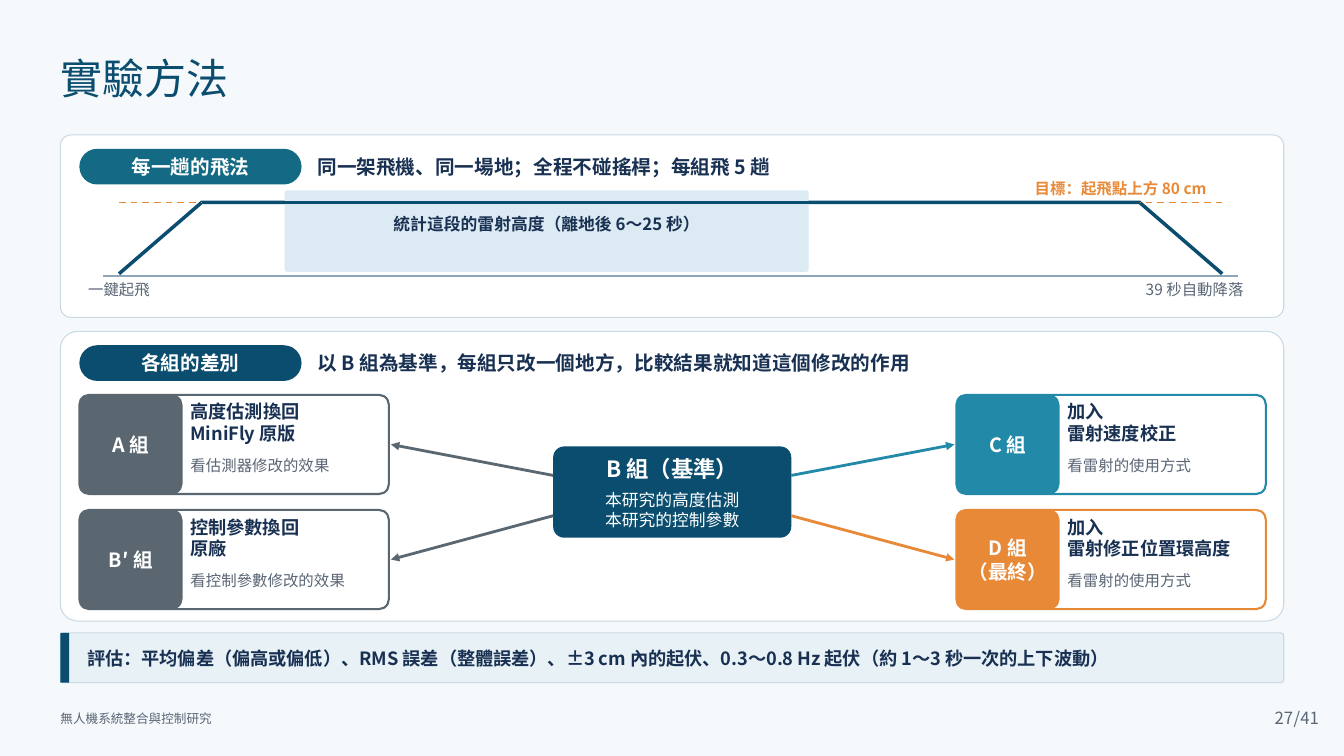
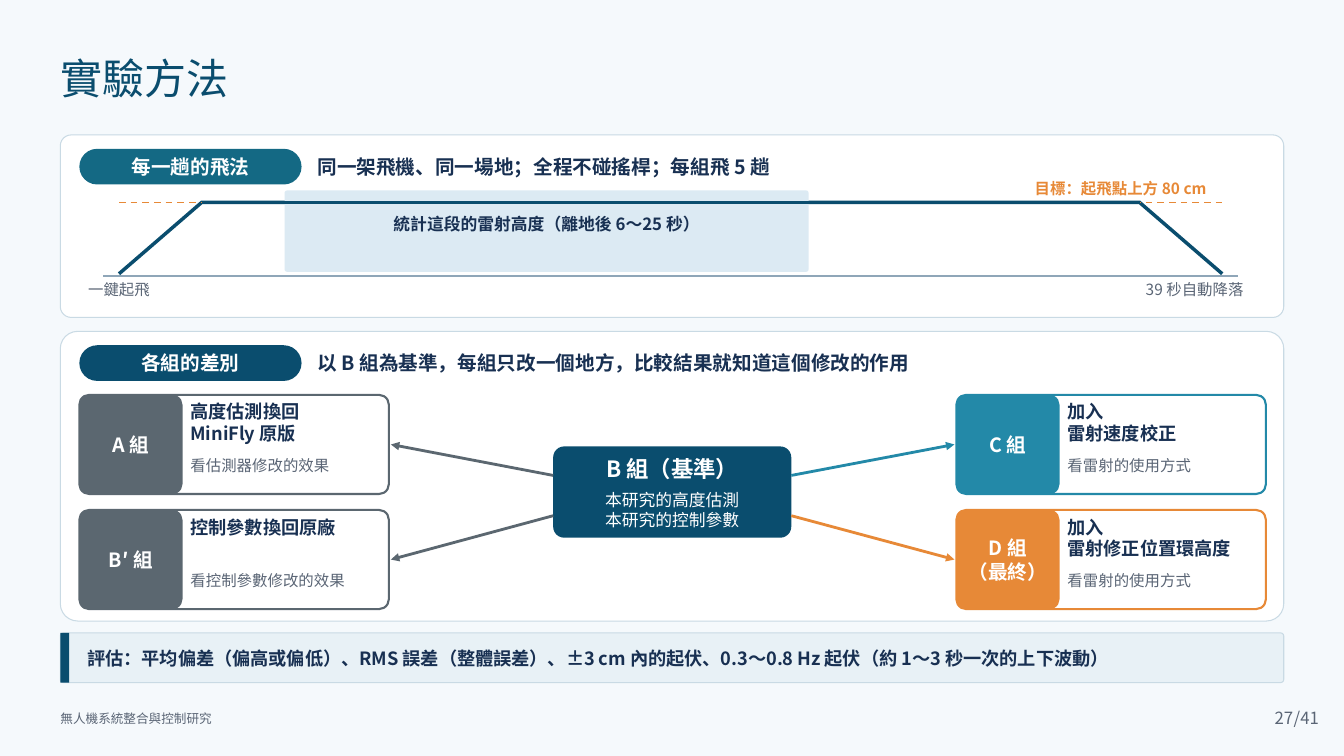
Before and after one commit to lingken1028/-, a slide deck: slide 27 of 無人機系統整合與控制研究_口試簡報 2.pptx. Drawn at 1344x756 pixels with LibreOffice and Linux fonts; fonts in the diff are those of the drawing. Boxes give left, top, right and bottom in pixels: in the first picture for what was removed or moved away, otherwise in the second. Text is boxed around its words. In the diff, an @@ line names an element or a change of style, - is before the commit and + after.

```diff
--- a/無人機系統整合與控制研究_口試簡報 2.pptx
+++ b/無人機系統整合與控制研究_口試簡報 2.pptx
@@ text at box(190, 518, 335, 536): text changed @@
-控制參數換回
-原廠
+控制參數換回原廠
```
Also in this commit, not shown: 7 other slides changed.
